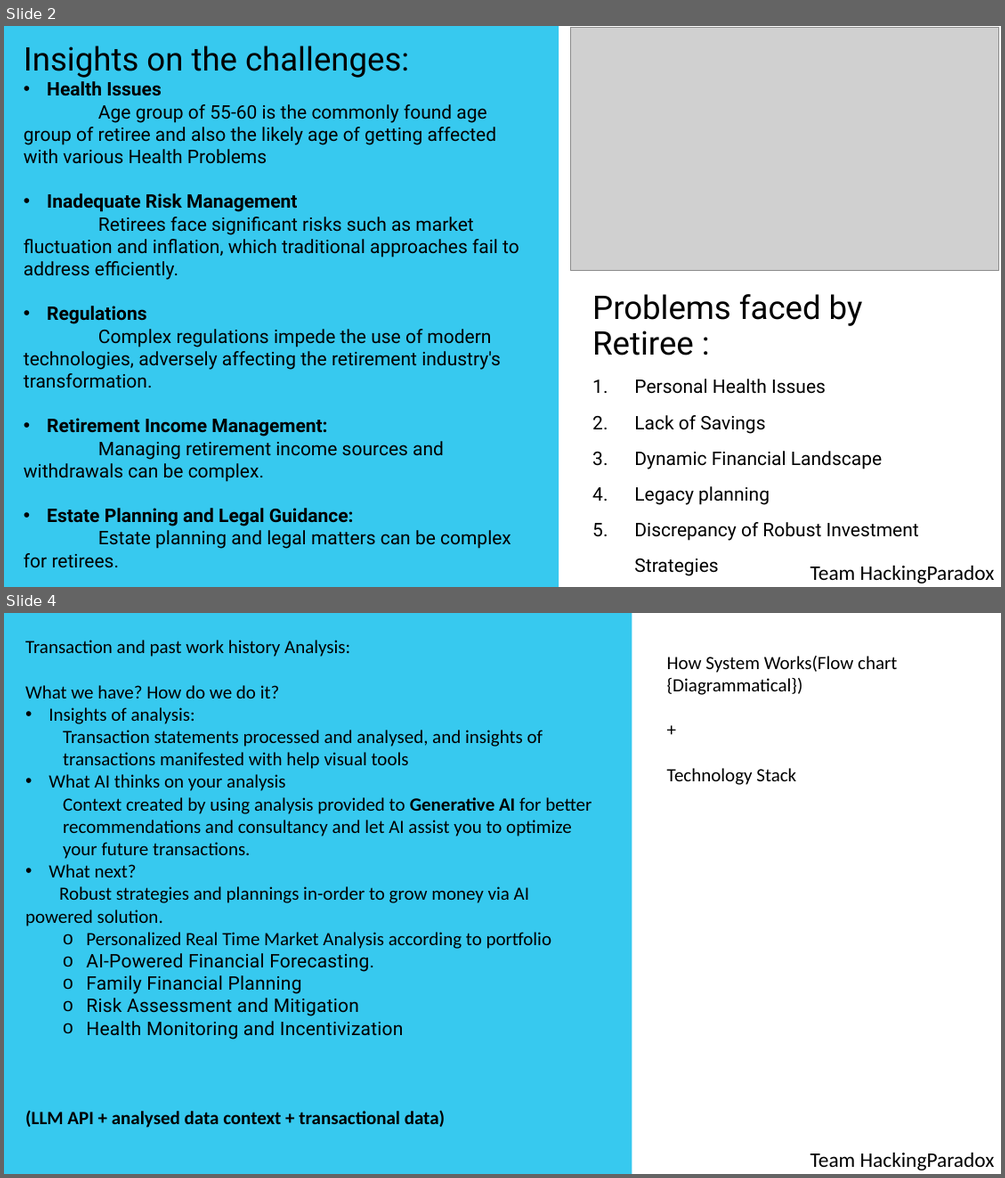
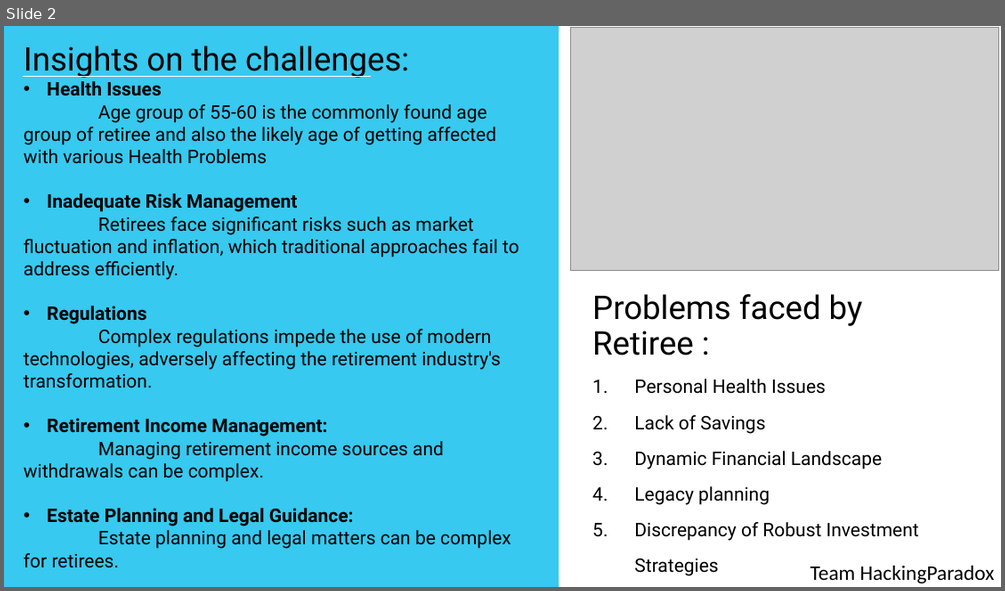
Before and after one commit to satyacodermk/T3_AI_Hackathon_Team_HackingParadox, a slide deck: Prototype.pptx. Shown one above the other, each under a label of ours: slides 2 and 4 before the commit, slide 2 after it; the slides between them are not shown. The pictures are 1005x1178 and 1005x591 pixels, drawn with LibreOffice and Linux fonts; fonts in the diff are those of the drawing; grey boxes stand for pictures. Boxes give left, top, right and bottom in pixels: in the first picture for what was removed or moved away, otherwise in the second. Text is boxed around its words. In the diff, an @@ line names an element or a change of style, - is before the commit and + after.

Commit message:
PPT (System Architechture)

```diff
--- a/Prototype.pptx
+++ b/Prototype.pptx
@@ slide 4 removed at [4, 613, 1001, 1174], background #FFFFFF @@
@@ rectangle removed at [4, 613, 632, 1174] @@
@@ text removed at [25, 640, 591, 1127] @@
-Transaction and past work history Analysis:
-What we have? How do we do it?
-• Insights of analysis:
-  Transaction statements processed and analysed, and insights of transactions manifested with help visual tools
-• What AI thinks on your analysis
-  Context created by using analysis provided to Generative AI for better recommendations and consultancy and let AI assist you to optimize your future transactions.
-• What next?
-Robust strategies and plannings in-order to grow money via AI powered solution.
-  o Personalized Real Time Market Analysis according to portfolio
-  o AI-Powered Financial Forecasting.
-  o Family Financial Planning
-  o Risk Assessment and Mitigation
-  o Health Monitoring and Incentivization
-(LLM API + analysed data context + transactional data)
@@ text removed at [667, 656, 897, 785] @@
-How System Works(Flow chart {Diagrammatical})
-+
-Technology Stack
@@ text removed at [810, 1151, 995, 1170] @@
-Team HackingParadox
@@ slide 2 changed as well @@
@@ line added from (24, 76) to (371, 76), #FFFFFF 1.5 pt @@
```
Also in this commit, not shown: 6 other slides changed, 3 slides added, 4 other slides removed.
